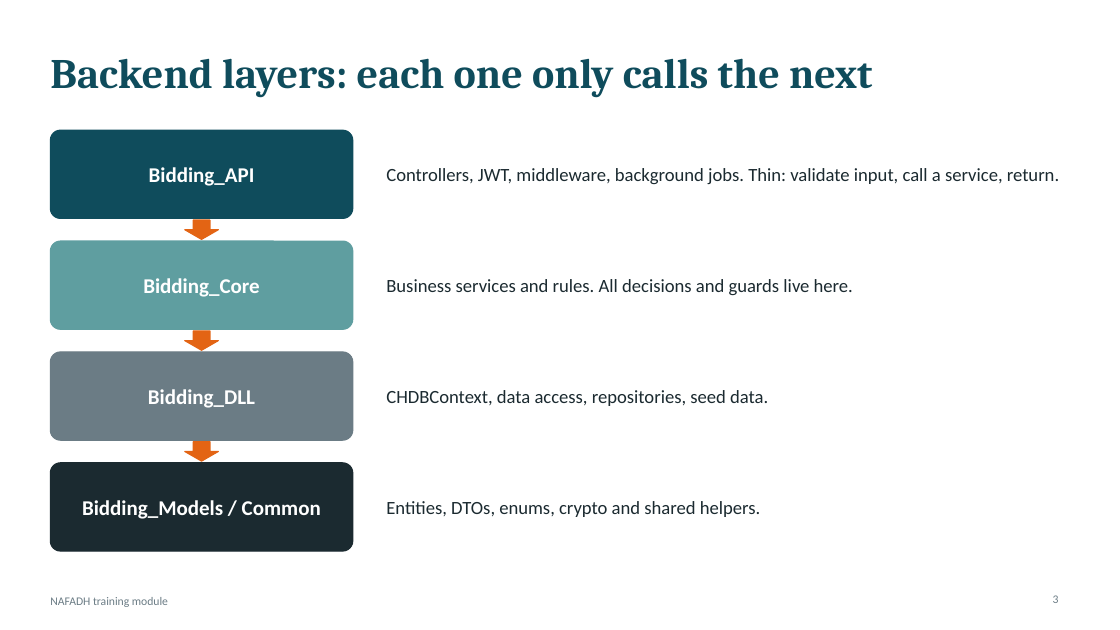
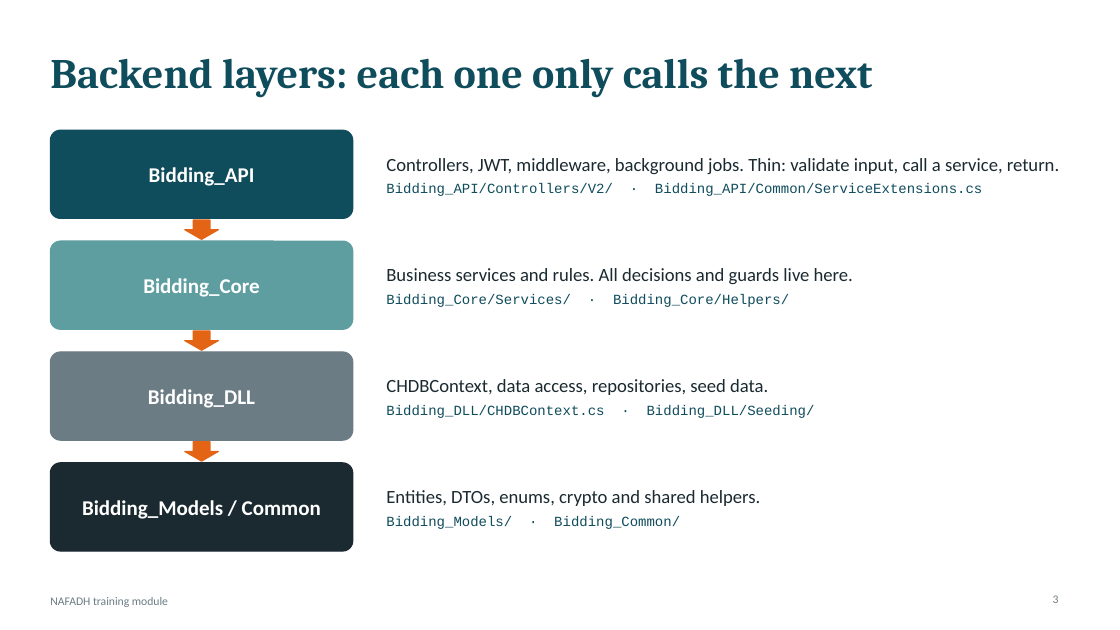
Before and after one commit to TRA-Projects/nafadh_trainning, a slide deck: slide 3 of docs/training-standards.pptx. Drawn at 1120x630 pixels with LibreOffice and Linux fonts; fonts in the diff are those of the drawing. Boxes give left, top, right and bottom in pixels: in the first picture for what was removed or moved away, otherwise in the second. Text is boxed around its words. In the diff, an @@ line names an element or a change of style, - is before the commit and + after.

```diff
--- a/docs/training-standards.pptx
+++ b/docs/training-standards.pptx
@@ text at box(386, 158, 1059, 174): more space between paragraphs @@
@@ text at box(386, 183, 982, 196): paragraph added @@
+Bidding_API/Controllers/V2/ · Bidding_API/Common/ServiceExtensions.cs
@@ text at box(386, 268, 853, 284): more space between paragraphs @@
@@ text at box(386, 294, 789, 307): paragraph added @@
+Bidding_Core/Services/ · Bidding_Core/Helpers/
@@ text at box(386, 379, 768, 395): more space between paragraphs @@
@@ text at box(386, 405, 815, 418): paragraph added @@
+Bidding_DLL/CHDBContext.cs · Bidding_DLL/Seeding/
@@ text at box(386, 490, 760, 506): more space between paragraphs @@
@@ text at box(386, 516, 680, 529): paragraph added @@
+Bidding_Models/ · Bidding_Common/
```
Also in this commit, not shown: 11 other slides changed.
